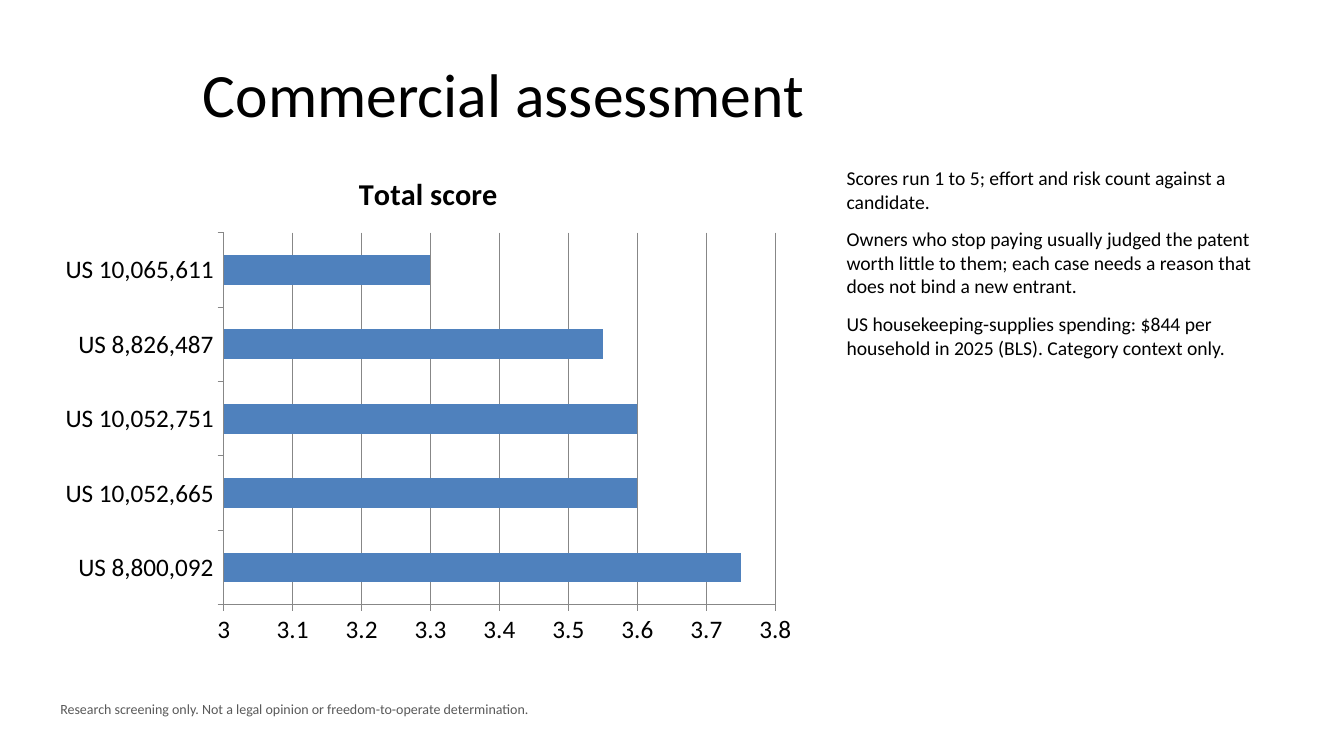
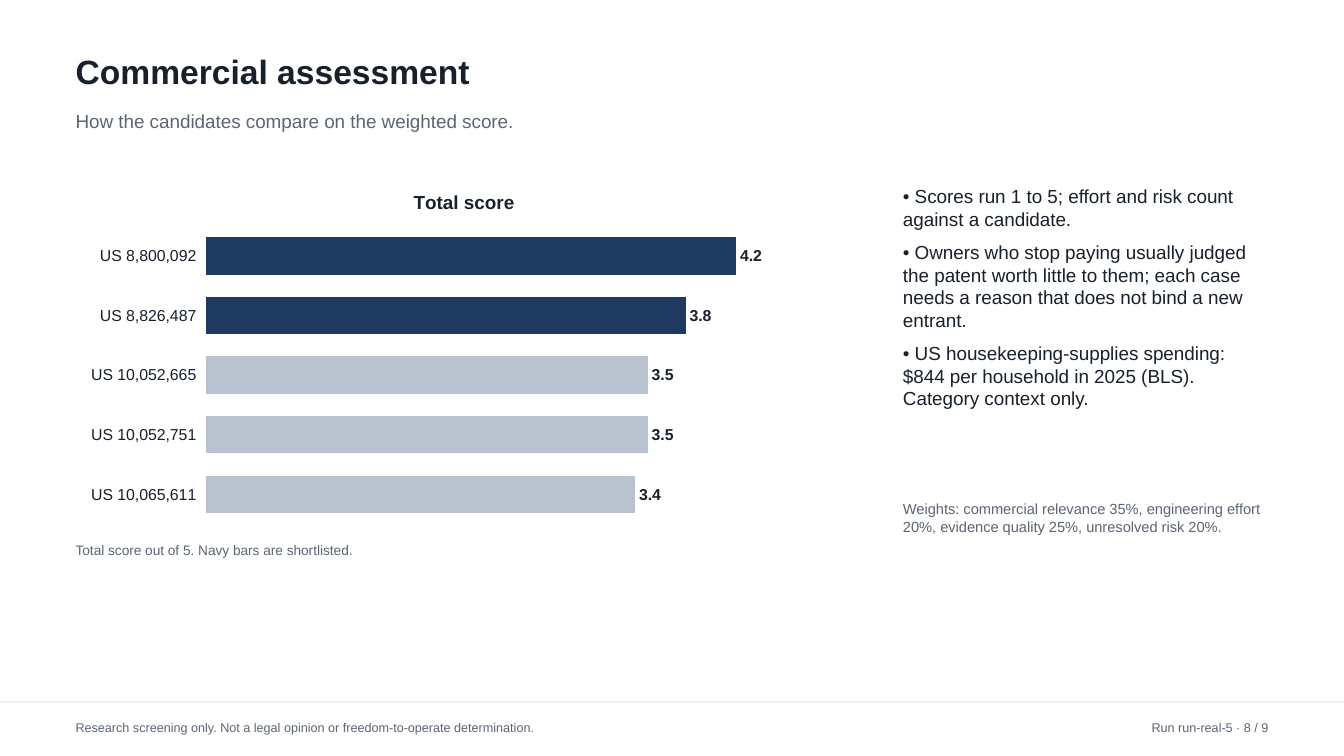
Before and after one commit to DhafinFawwaz/expired-patent-opportunity-agent, a slide deck: slide 8 of outputs/samples/deck.pptx. Drawn at 1344x756 pixels with LibreOffice and Linux fonts; fonts in the diff are those of the drawing. Boxes give left, top, right and bottom in pixels: in the first picture for what was removed or moved away, otherwise in the second. Text is boxed around its words. In the diff, an @@ line names an element or a change of style, - is before the commit and + after.

```diff
--- a/outputs/samples/deck.pptx
+++ b/outputs/samples/deck.pptx
@@ title "Commercial assessment": place and size @@
-title "Commercial assessment" at box(203, 74, 804, 118)
+title "Commercial assessment" at box(76, 59, 469, 85)
@@ title "Commercial assessment" at box(76, 59, 469, 85): size 44 to 24 pt, font Calibri to Arial, text colour #000000 to #17202B, bold on; alignment centre to left; vertical alignment middle to top @@
@@ text added at box(76, 114, 513, 132), 13.5 pt, text #5B6573 @@
+How the candidates compare on the weighted score.
@@ bar chart at box(76, 174, 853, 531) @@
-categories: US 8,800,092, US 10,052,665, US 10,052,751, US 8,826,487, US 10,065,611
+categories: US 8,800,092, US 8,826,487, US 10,052,665, US 10,052,751, US 10,065,611
-Total score: 3.8, 3.6, 3.6, 3.5, 3.3
+Total score: 4.2, 3.8, 3.5, 3.5, 3.4
@@ data labels of Total score added @@
@@ colours of single points changed @@
@@ category axis changed @@
@@ value axis changed @@
@@ bar spacing changed @@
@@ lettering changed @@
@@ bar chart: place and size @@
-bar chart at box(50, 151, 807, 655)
+bar chart at box(76, 174, 853, 531)
@@ text at box(903, 189, 1247, 409): text changed; size 14 to 13.5 pt; font Calibri to Arial; text colour #000000 to #17202B @@
-Scores run 1 to 5; effort and risk count against a candidate.
-Owners who stop paying usually judged the patent worth little to them; each case needs a reason that does not bind a new entrant.
-US housekeeping-supplies spending: $844 per household in 2025 (BLS). Category context only.
+• Scores run 1 to 5; effort and risk count against a candidate.
+• Owners who stop paying usually judged the patent worth little to them; each case needs a reason that does not bind a new entrant.
+• US housekeeping-supplies spending: $844 per household in 2025 (BLS). Category context only.
@@ text added at box(903, 503, 1260, 535), 10.5 pt, text #5B6573 @@
+Weights: commercial relevance 35%, engineering effort 20%, evidence quality 25%, unresolved risk 20%.
@@ text added at box(76, 545, 353, 558), 9.8 pt, text #5B6573 @@
+Total score out of 5. Navy bars are shortlisted.
@@ rectangle added at box(0, 702, 1344, 703), fill #DDE2E8 @@
@@ text "Research screening only. Not a ...": place and size @@
-text "Research screening only. Not a ..." at box(60, 704, 529, 717)
+text "Research screening only. Not a ..." at box(76, 723, 534, 735)
@@ text "Research screening only. Not a ..." at box(76, 723, 534, 735): size 10 to 9 pt, font Calibri to Arial, text colour #595959 to #5B6573 @@
@@ text added at box(1152, 723, 1268, 732), 9 pt, text #5B6573 @@
+Run run-real-5 · 8 / 9
```
Also in this commit, not shown: 7 other slides changed, 1 slide added, 1 slide removed, 14 other files.
